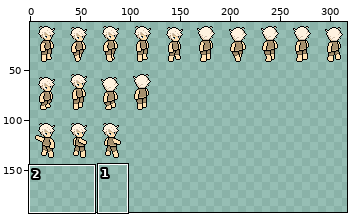
A sprite sheet gets an edit: assets/beasts/player.png. The first picture is a wide view before the edit; the outline marks the close-up.
Close-up. First the earlier version:
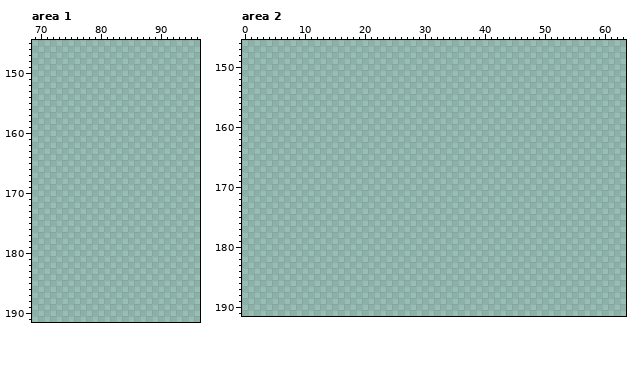
The file is 320x192 pixels. Shown: area 1: x 69..96, y 145..191; area 2: x 0..63, y 146..191. The wide view leaves out empty margins.
The same view after the edit:
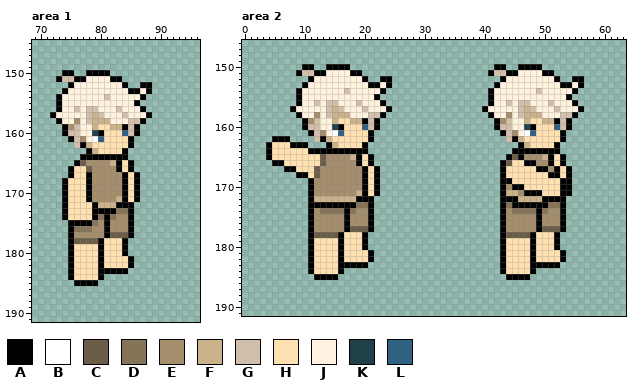
Palette (. is transparent): A #000000  B #ffffff  C #6b5d47  D #867458  E #a48e6c  F #cbb28b  G #d1bfab  H #ffe0b1  J #fff2df  K #204149  L #306082
Change:
Changed rows in their new state; - is an unchanged pixel.
Area 1:
first column x 72:
150 --AA--AAAA-------
151 -AGGAAJJJJAA-----
152 ---AJJJJJJJJA--AA
153 --AJJJJJJJJJJAAJA
154 -AJJJJJJJGJJJJJA-
155 -AJJJJJJJJJJJJA--
156 -AJJGJGGJJJGJJJA-
157 AJJJJJGFGJJJGJJJA
158 -AJJEJGFFFJJJGGA-
159 --AEGJJFHHFFAGA--
160 --AGGJJKAHHHLGA--
161 ---AGEJBLHHHHA---
162 ----GAFHHHHHHA---
163 ------AFHHHHA----
164 -----AAAAAAAA----
165 ----ACEEEEFAHA---
166 ---AHHCEEEEAHA---
167 ---AHHAEEEEEAHA--
168 --AHHHAEEEEEAHA--
169 --AHHHAEEEEEAHA--
170 --AHHHAEEEEEAHA--
171 --AHHHAEEEEFAHA--
172 --AHHHHAFFFAAA---
173 --AHHHHAAAADDA---
174 --AHHHHADADEEA---
175 ---AAAADEAEEEA---
176 ---ADDDEEAEEEA---
177 ---AEEEEEACCCA---
178 ---ACCCCAHHHA----
179 ---AHHHHAHHHA----
180 ---AHHHHAHHHA----
181 ---AHHHHAHHHHA---
182 ---AHHHHAHHHHA---
183 ---AHHHHAAAAA----
184 ---AHHHHA--------
185 ----AAAA---------
Area 2:
first column x 4:
150 ------AA--AAAA------------------------AA--AAAA-------
151 -----AGGAAJJJJAA---------------------AGGAAJJJJAA-----
152 -------AJJJJJJJJA--AA------------------AJJJJJJJJA--AA
153 ------AJJJJJJJJJJAAJA-----------------AJJJJJJJJJJAAJA
154 -----AJJJJJJJGJJJJJA-----------------AJJJJJJJGJJJJJA-
155 -----AJJJJJJJJJJJJA------------------AJJJJJJJJJJJJA--
156 -----AJJGJGGJJJGJJJA-----------------AJJGJGGJJJGJJJA-
157 ----AJJJJJGFGJJJGJJJA---------------AJJJJJGFGJJJGJJJA
158 -----AJJEJGFFFJJJGGA-----------------AJJEJGFFFJJJGGA-
159 ------AEGJJFHHFFAGA-------------------AEGJJFHHFFAGA--
160 ------AGGJJKAHHHLGA-------------------AGGJJKAHHHLGA--
161 -------AGEJBLHHHHA---------------------AGEJBLHHHHA---
162 -AAA----GAFHHHHHHA----------------------GAFHHHHHHA---
163 AHHHAAA---AFHHHHA-------------------------AFHHHHA----
164 AHHHHHHAAAAAAAAAA------------------------AAAAAAAA----
165 AHHHHHHHHCEEEEFAHA----------------------ACAEEEFAHA---
166 -AAHHHHHHCEEEEEAHA---------------------ACHHAAEEAHA---
167 ---AAHHHCEEEEEEEAHA--------------------AHHHHHAAEAHA--
168 -----AAHCEEEEEEEAHA--------------------AHHHHHHHAAHA--
169 -------AEEEEEEEEAHA--------------------AAHHHHHHHHAA--
170 -------AEEEEEEEEAHA--------------------AEAAHHHHHHAA--
171 -------AEEEEEEEFAHA--------------------AFFEAAAHHHAA--
172 -------AFFFFFFFAAA---------------------AAAFFFFAAAA---
173 -------AAAAAAAADDA---------------------ADAAAAAADDA---
174 -------AEDDDDADEEA---------------------AEDDDDADEEA---
175 -------AEEEEEAEEEA---------------------AEEEEEAEEEA---
176 -------AEEEEEAEEEA---------------------AEEEEEAEEEA---
177 -------AEEEEEACCCA---------------------AEEEEEACCCA---
178 -------ACCCCAHHHA----------------------ACCCCAHHHA----
179 -------AHHHHAHHHA----------------------AHHHHAHHHA----
180 -------AHHHHAHHHA----------------------AHHHHAHHHA----
181 -------AHHHHAHHHHA---------------------AHHHHAHHHHA---
182 -------AHHHHAHHHHA---------------------AHHHHAHHHHA---
183 -------AHHHHAAAAA----------------------AHHHHAAAAA----
184 -------AHHHHA--------------------------AHHHHA--------
185 --------AAAA----------------------------AAAA---------
